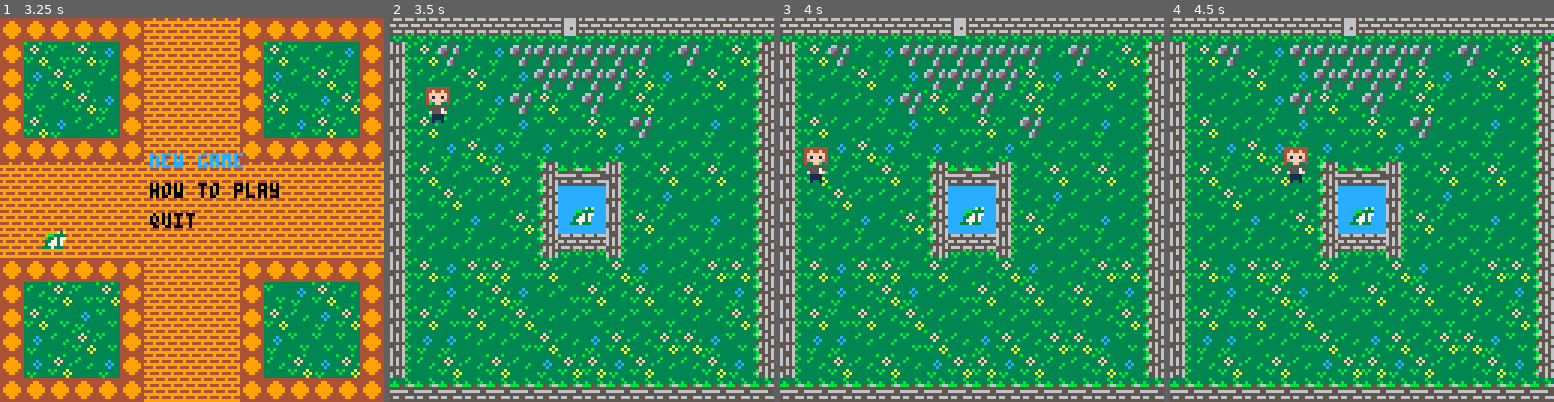
Above: before the commit, frames 1-4 (left to right).
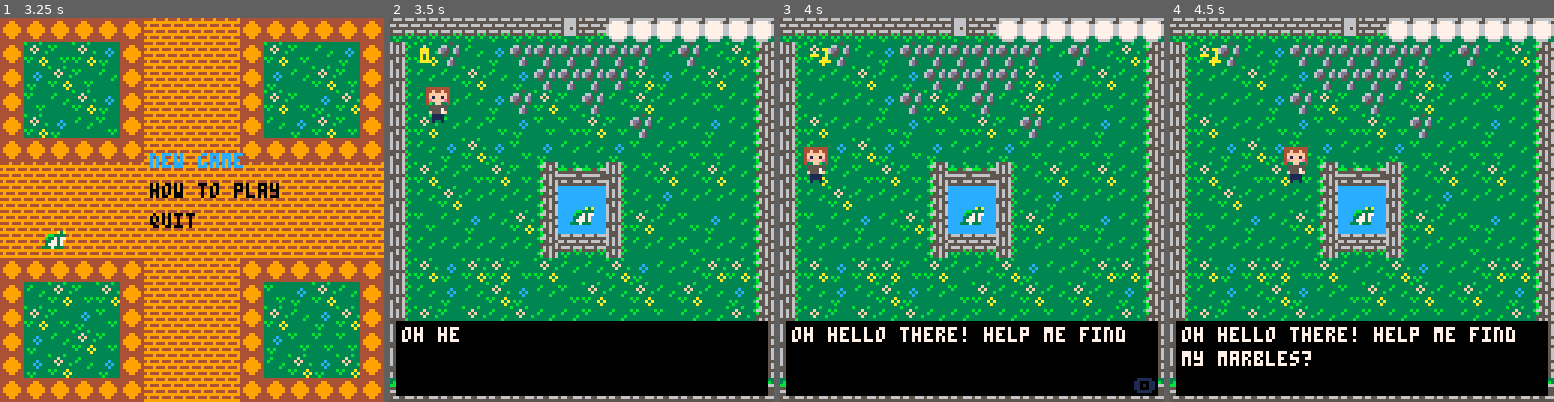
Above: after the commit, the same moments.

Repository: KamiOtero/Korok-Kidz
Game: PICO-8 cartridge kk_marbles.p8
Same seed, same stepped clock (60 frames per second), same inputs: the game is played once before the commit and once after it.
Inputs:
- Up to frame 1 (3.25 s): tap X (X key) at 0.33, 1.07, 1.85, 2.97 s; tap O (Z key) at 0.7, 1.7, 2.1, 2.5, 2.9 s; hold Right 1.6-2.1 s; hold Up 2.15-2.42 s; hold Right 2.47-3.03 s; hold Left from 3.08 s (still down)
- Up to frame 2 (3.5 s): keep holding Left; tap O (Z key) at 3.3 s
- Up to frame 3 (4 s): release Left at 3.58 s; hold Down 3.63-3.97 s; tap O (Z key) at 3.7 s
- Up to frame 4 (4.5 s): hold Right from 4.02 s (still down); tap X (X key) at 4.08 s; tap O (Z key) at 4.1 s

Frame 1 is identical in both runs. In frame 2, 21% of the frame differs, in the area x 1-100%, y 0-99%; in frame 3, 21%; in frame 4, 21%.

Commit message:
updated lots

Diff:
--- a/kk_marbles.p8
+++ b/kk_marbles.p8
@@ -23,20 +23,21 @@
     playground_marble=false
     library_marble=false
     win=false
-    level=1
+    level=1 --for minigame
+
+    intro=true
 
     --pre-initialize
     dtb_init()
-    minigame_init()
     --first state
     logo_init()
 end
 
 --state handling
 function _update()
+    dtb_update()
     if state=="logo" then logo_update()
     elseif state=="menu" then menu_update()
-    elseif state=="dialog" then dtb_update()
     elseif state=="minigame" then update_minigame()
 	else game_update() end
 end
@@ -44,7 +45,6 @@
 function _draw()
     if state=="logo" then logo_draw()
     elseif state=="menu" then menu_draw()
-    elseif state=="dialog" then dtb_draw()
     elseif state=="minigame" then draw_minigame()
 	else game_draw() end
 end
@@ -67,8 +67,8 @@
     door_bottom1_border={0,127,60,127}
     door_bottom2_border={80,127,127, 127}
 
-	npc1={60,62,69,69}
-	dialog_npc1={57,59,72,72}
+	froggo={60,62,69,69}
+	dialog_froggo={57,59,72,72}
 
     --set state
     update=game_update()
@@ -78,35 +78,72 @@
 
 function game_update()
 	state="game"
-	dialog_cooldown = dialog_cooldown - 1
+    if(dialog_cooldown >= 0) then dialog_cooldown = dialog_cooldown - 1 end
     move()
     map_update()
-	--collide with npc1
-	if hitbox_collide(player_hitbox[1],player_hitbox[2],player_hitbox[3],player_hitbox[4],   npc1[1],npc1[2],npc1[3],npc1[4] )
-	then
-	 	 blocked()
-	end
-	--in npc dialog box
-	if hitbox_collide(player_hitbox[1],player_hitbox[2],player_hitbox[3],player_hitbox[4],   dialog_npc1[1],dialog_npc1[2],dialog_npc1[3],dialog_npc1[4] )
-	then
-	  if btn(4) and (dialog_cooldown <= 0) then
-	    state="dialog"
-	    dtb_disp("ribbit ribbit")
-        dialog_cooldown=5
-        if(map_state=="backyard") backyard_marble=true
-        if(map_state=="house") house_marble=true
-        if(map_state=="townsquare") townsquare_marble=true
-        if(map_state=="junkyard") junkyard_marble=true
-        if(map_state=="school") school_marble=true
-        if(map_state=="playground") playground_marble=true
-        if(map_state=="library") library_marble=true
-
-      end
-      if btn(5) and (dialog_cooldown <= 0) then
-	    state="minigame"
-	  end
-    end
-
+
+    if(map_state=="backyard") then
+        if(intro==true and (dialog_cooldown <= 0) ) then
+            dtb_disp("oh hello there! help me find my marbles? maybe sir froggo knows. click 'z' near him to talk to him.")
+            dialog_cooldown=5
+            intro=false
+        end
+        --collide with froggo
+        if hitbox_collide(player_hitbox[1],player_hitbox[2],player_hitbox[3],player_hitbox[4],   froggo[1],froggo[2],froggo[3],froggo[4] )
+        then
+            blocked()
+        end
+        --in froggo dialog box
+        if hitbox_collide(player_hitbox[1],player_hitbox[2],player_hitbox[3],player_hitbox[4],   dialog_froggo[1],dialog_froggo[2],dialog_froggo[3],dialog_froggo[4] ) then
+
+            if btn(4) and (dialog_cooldown <= 0) and backyard_marble==false then
+                dtb_disp("Oh hey i have one of your marbles! but youll have to play me for it. press 'x' to start the game")
+                dialog_cooldown=200 --TODO coolddown is werid but necesary so dialog doesnt loop?
+            end
+
+            if btn(5) and backyard_marble==false then
+                level=1
+                minigame_init()
+            end
+
+            if btn(4) and (dialog_cooldown <= 0) and backyard_marble==true then
+                dtb_disp("nooo you got me, take good care of that preciouds marble")
+                dialog_cooldown=50
+            end
+        end
+    elseif(map_state=="house") then
+        --collide with froggo
+        if hitbox_collide(player_hitbox[1],player_hitbox[2],player_hitbox[3],player_hitbox[4],   froggo[1],froggo[2],froggo[3],froggo[4] )
+        then
+            blocked()
+        end
+        --in npc dialog box
+        if hitbox_collide(player_hitbox[1],player_hitbox[2],player_hitbox[3],player_hitbox[4],   dialog_froggo[1],dialog_froggo[2],dialog_froggo[3],dialog_froggo[4] ) then
+            if btn(4) and (dialog_cooldown <= 0) then
+                dtb_disp("hello welcome home")
+                dialog_cooldown=50
+            end
+            if btn(5) and house_marble==false then
+                level=2
+                minigame_init()
+            end
+        end
+    elseif(map_state=="townsquare") then
+
+    elseif(map_state=="junkyard")then
+
+    elseif(map_state=="school") then
+
+    elseif(map_state=="playground") then
+
+    elseif(map_state=="library") then
+
+    elseif(map_state=="beach") then
+
+    end
+
+
+    --check for win condition
     if( backyard_marble==true and
         house_marble==true and
         townsquare_marble==true and
@@ -122,16 +159,60 @@
 function game_draw()
 	state="game"
     cls()
+
     draw_map()
     sspr((kid_sprite*8), 0, 16, 16, player_x, player_y, 16, 16)
 
 	--rect(player_hitbox[1],player_hitbox[2],player_hitbox[3],player_hitbox[4],1)
-
-	--rect(npc1[1],npc1[2],npc1[3],npc1[4],6)
-	--rect(dialog_npc1[1],dialog_npc1[2],dialog_npc1[3],dialog_npc1[4],7)
-    sspr((frog_sprite*8), 0, 8, 8, npc1[1], npc1[2], 8, 8)
+	--rect(froggo[1],froggo[2],froggo[3],froggo[4],6)
+    --rect(dialog_froggo[1],dialog_froggo[2],dialog_froggo[3],dialog_froggo[4],7)
+
+    if(map_state=="backyard") then
+        sspr((frog_sprite*8), 0, 8, 8, froggo[1], froggo[2], 8, 8)
+    elseif(map_state=="house") then
+        sspr((frog_sprite*8), 0, 8, 8, froggo[1], froggo[2], 8, 8)
+    elseif(map_state=="townsquare") then
+
+    elseif(map_state=="junkyard")then
+
+    elseif(map_state=="school") then
+
+    elseif(map_state=="playground") then
+
+    elseif(map_state=="library") then
+
+    elseif(map_state=="beach") then
+
+    end
+
+
+
+    --display collected marbles
+    spr(56, 72, 0, 1, 1)
+    spr(56, 80, 0, 1, 1)
+    spr(56, 88, 0, 1, 1)
+    spr(56, 96, 0, 1, 1)
+    spr(56, 104, 0, 1, 1)
+    spr(56, 112, 0, 1, 1)
+    spr(56, 120, 0, 1, 1)
+
+    --draws over empty circle if collected
+    if (backyard_marble==true) spr(49, 72, 0, 1, 1)
+    if (house_marble==true) spr(50, 80, 0, 1, 1)
+    if (townsquare_marble==true) spr(51, 88, 0, 1, 1)
+    if (junkyard_marble==true) spr(52, 96, 0, 1, 1)
+    if (school_marble==true) spr(53, 104, 0, 1, 1)
+    if (playground_marble==true) spr(54, 112, 0, 1, 1)
+    if (library_marble==true) spr(55, 120, 0, 1, 1)
+
+
     if(win==true) then print("Lets go to the beach!!!", 20, 25) end
 
+    --debug
+    print(dialog_cooldown, 10, 10, 10)
+
+    --draw dialog
+    dtb_draw()
 end
 
 function draw_map()
@@ -164,7 +245,7 @@
     pointery1 = scr_h
     pointerx2 = scr_w/2
     pointery2 = scr_h - 10
-    marble_sprite=38
+    marble_sprite=48
     marblex = scr_w/2 - 3
     marbley = scr_h - 4
     marble_hitbox={marblex, marbley, marblex + 7, marbley + 7}
@@ -299,7 +380,7 @@
 
 function draw_minigame()
     state="minigame"
-	cls()
+    cls()
     print("press 'z' to aim", 33, 90, 10)
     print("press 'x' to fire!", 30, 100, 10)
 	map(64,0,0,0,128,32)
@@ -337,9 +418,9 @@
 
 	--check win condition
 	if(level==1) then
-		if(marble2_hit == true and marbley > 100 ) then state="game" end
+		if(marble2_hit == true and marbley > 100 ) then backyard_marble=true state="game" end
 	elseif(level==2) then
-		if(marble2_hit == true and marble3_hit == true and marbley > 100 ) then state="game" end
+		if(marble2_hit == true and marble3_hit == true and marbley > 100 ) then house_marble=true state="game" end
 	elseif(level==3) then
 
 	elseif(level==4) then
@@ -362,7 +443,8 @@
 		drawPower=false
 		shoot=false
 		select=false
-		moving=true
+        moving=true
+        speed=2
 		marblex=pointerx1 - 3
 		marbley=pointery1 - 4
 		marble_hitbox[1] = marblex
@@ -848,22 +930,22 @@
 03333333333c003003333333333c003003333333333c003000000011110000001100000000000011ff5ff5ff636363633333633344999944cccccccc23551669
 00333333333330000033333333333000003333333333300000000010010000000000000000000000ffffffff363636363336d53344499444cccccccc23551669
 00033300003333000003330000333300000333000033330000000000000000000000000000000000fffffff5636363633336d53344444444cccccccc23551669
-00cccc000088880000bbbb000099990000ffff00001111000011110000000000000000000000000000666dd06666666666666666666666662222222211111111
-0c1111c0082222800b3333b009aaaa900f7777f001cccc1001c9c910000000000000000000000000066ddddd6666666666666666666666662222222211111111
-c111111c82222228b333333b9aaaaaa9f777777f1cccccc11c9c9c9100000000000000000000000066dddddd6666666666666666444444442222222211111111
-c111111c82222228b333333b9aaaaaa9f777777f1cccccc119c9c9c1000000000000000000000000666ddddd6666666665888856444444442222222211111111
-c111111c82222228b333333b9aaaaaa9f777777f1cccccc11c9c9c91000000000000000000000000dddddd556666666666888866444444442222222211111111
-c111111c82222228b333333b9aaaaaa9f777777f1cccccc119c9c9c1000000000000000000000000dddddd556666666666888866444444442222222211111111
-0c1111c0082222800b3333b009aaaa900f7777f001cccc10019c9c100000000000000000000000000d5d55556666666665888856444444442222222211111111
-00cccc000088880000bbbb000099990000ffff000011110000111100000000000000000000000000005555006666666666666666444444442222222211111111
-0000000000000000000000000000000000000000000000000000000000000000000000000000000000000000444444440000000033333b3333b6555665556b33
-000000000000000000000000000000000000000000000000000000000000000000000000000000000000000044444444000000003b3333b33b665656656565b3
-00000000000000000000000000000000000000000000000000000000000000000000000000000000000000004444444400000000bbb55b6633b5565565656b33
-00000000000000000000000000000000000000000000000000000000000000000000000000000000000000004444444400000000555555553355555665656533
-00000000000000000000000000000000000000000000000000000000000000000000000000000000000000004444444400000000666666553356565655555b33
-000000000000000000000000000000000000000000000000000000000000000000000000000000000000000044444444000000005555555533b65655556565b3
-00000000000000000000000000000000000000000000000000000000000000000000000000000000000000004444444400000000566556663b65565665656b33
-000000000000000000000000000000000000000000000000000000000000000000000000000000000000000044444444000000005555555533b5565665556533
+00cccc000088880000bbbb000099990000ffff00001111000000000000000000000000000000000000666dd06666666666666666666666662222222211111111
+0c1111c0082222800b3333b009aaaa900f7777f001cccc1000000000000000000000000000000000066ddddd6666666666666666666666662222222211111111
+c111111c82222228b333333b9aaaaaa9f777777f1cccccc10000000000000000000000000000000066dddddd6666666666666666444444442222222211111111
+c111111c82222228b333333b9aaaaaa9f777777f1cccccc100000000000000000000000000000000666ddddd6666666665888856444444442222222211111111
+c111111c82222228b333333b9aaaaaa9f777777f1cccccc100000000000000000000000000000000dddddd556666666666888866444444442222222211111111
+c111111c82222228b333333b9aaaaaa9f777777f1cccccc100000000000000000000000000000000dddddd556666666666888866444444442222222211111111
+0c1111c0082222800b3333b009aaaa900f7777f001cccc10000000000000000000000000000000000d5d55556666666665888856444444442222222211111111
+00cccc000088880000bbbb000099990000ffff000011110000000000000000000000000000000000005555006666666666666666444444442222222211111111
+001111000088880000bbbb000099990000ffff0000cccc000044440000777700006666000000000000000000444444440000000033333b3333b6555665556b33
+01234510082222800b3333b009aaaa900f7777f00c1911c0049999400700007006777760000000000000000044444444000000003b3333b33b665656656565b3
+16789ab182e22228b331a33b9aaa4aa9f77dd77fc191911c40909094707777076777777600000000000000004444444400000000bbb55b6633b5565565656b33
+1cdef231822ee228b33a133b94aaa4a9f7d99d7fc919191c49090904707887076777777600000000000000004444444400000000555555553355555665656533
+14567891822ee228b331a33b9a4aaa49f7d99d7fc191919c40909094707887076777777600000000000000004444444400000000666666553356565655555b33
+1abcdef182222e28b33a133b9aa4aaa9f77dd77fc119191c490909047077770767777776000000000000000044444444000000005555555533b65655556565b3
+01234510082222800b3333b009aaaa900f7777f00c1191c004999940070000700677776000000000000000004444444400000000566556663b65565665656b33
+001111000088880000bbbb000099990000ffff0000cccc00004444000077770000666600000000000000000044444444000000005555555533b5565665556533
 
 
 
